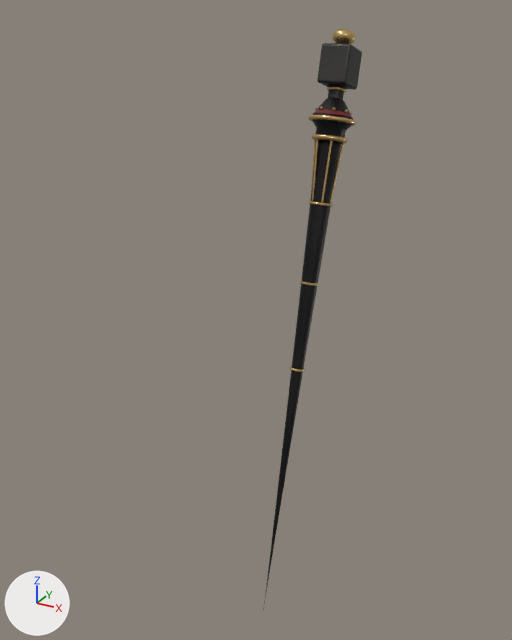
What one commit did to the Blender file assets/blender/parts/weapons/item_lance@paladin.blend.
One viewpoint serves both versions: a 50 mm lens placed at (18.5, -44.6, 3.4), pointed at (-1.2, -8.9, -14.4). Every picture has the same lights, and +X, +Y and +Z are marked at lower left. The older version comes first.

In view in the first picture: 'clamp', 'spike', 'spike_band20', 'vamplate' and 12 more.
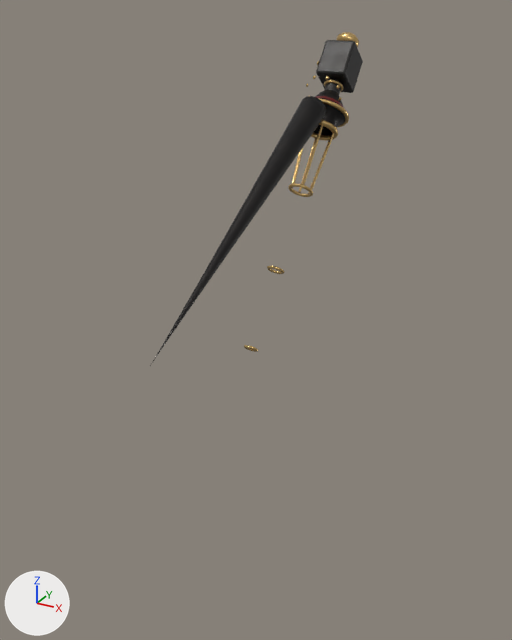
ob_siege_pivot is not drawn itself; it is the parent of ob_clamp, ob_clamp_rivets, ob_pommel, ob_grip, ob_grip_band0, ob_grip_band1, ob_grip_band2, ob_vamplate.

Where the newer file only moved an object's origin or applied its transform, the numbers keep the older frame.

The change, as a diff of the scene's bpy script:
```diff
--- a/assets/blender/parts/weapons/item_lance@paladin.blend.py
+++ b/assets/blender/parts/weapons/item_lance@paladin.blend.py
@@ me_spike @@
 # used by ob_spike; parent = ob_siege_pivot; location = (0.0, 0.0, 0.0)
-me_spike.from_pydata(...)  # 768 vertices, 754 faces; spans x -0.8..0.8, y -38.4..-4.4, z -0.8..0.8
+me_spike.from_pydata(...)  # 768 vertices, 754 faces; spans x -0.9..0.9, y -22.5..-3.7, z 0.9..9.5
+# me_spike part 1: the whole mesh is multiplied about its middle by the matrix ((1.062, 0.0, 0.0), (0.0, 0.541, 0.415), (0.0, -0.23, 0.978)), then moved by (0.0, 8.1, 5.6)
 me_spike.materials.append(mat_armour_covenant)
@@ ob_siege_pivot @@
 ob_siege_pivot.location = (0.0, 0.0, 0.0)
-ob_siege_pivot.rotation_euler = (1.309, 0.0, 0.0)  # degrees (75, 0, 0)
+ob_siege_pivot.rotation_euler = (0.908, 0.0, 0.0)  # degrees (52, 0, 0)
@@ ob_spike_band20 @@
-ob_spike_band20 = bpy.data.objects.new('spike_band20', cu_spike_band20)
-ob_spike_band20.parent = ob_siege_pivot
-ob_spike_band20.location = (0.0, 0.0, 0.0)
```

Location of each change, [x1, y1, x2, y2] in pixels of the pictures (512 x 640 px):
'spike', reshaped (124% wider, 42% shorter)
    before: [263, 140, 341, 610]
    after: [150, 96, 326, 366]
'clamp', turned
    before: [317, 43, 362, 90]
    after: [316, 40, 363, 93]
'vamplate', turned
    before: [312, 98, 353, 137]
    after: [314, 90, 345, 135]
'vamplate_rim', turned
    before: [308, 115, 356, 126]
    after: [318, 98, 349, 127]
'pommel', turned
    before: [332, 29, 356, 44]
    after: [336, 32, 359, 47]
'spike_flute1', turned
    before: [321, 140, 332, 203]
    after: [302, 125, 323, 185]
'spike_collar', turned
    before: [312, 134, 348, 143]
    after: [313, 120, 338, 139]
'spike_flute0', turned
    before: [330, 143, 344, 204]
    after: [310, 133, 335, 189]
'spike_band', turned
    before: [309, 201, 333, 207]
    after: [288, 183, 313, 197]
'grip', turned
    before: [328, 85, 345, 100]
    after: [324, 79, 341, 95]
'spike_flute2', turned
    before: [312, 139, 318, 201]
    after: [292, 146, 304, 184]
'vamplate_enamel', turned
    before: [313, 110, 353, 119]
    after: [316, 96, 344, 108]
'grip_band2', turned
    before: [327, 86, 346, 93]
    after: [324, 79, 344, 92]
'spike_band14', turned
    before: [300, 281, 318, 286]
    after: [267, 266, 284, 274]
'vamplate_neck', turned
    before: [313, 139, 345, 144]
    after: [311, 124, 336, 141]
'spike_flute3', turned
    before: [311, 140, 316, 191]
    after: [292, 152, 300, 188]
'spike_flute4', turned (not visible before)
    after: [299, 138, 317, 193]
'spike_band19', now drawn
    after: [244, 345, 258, 352]
'spike_band20', deleted
    before: [290, 366, 305, 372]
'spike_flute5', turned (not visible before)
    after: [308, 139, 330, 194]
'vamplate_stud0', reshaped (not visible before)
    after: [336, 85, 340, 89]
